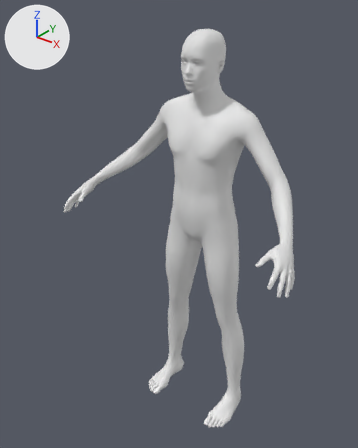
The glTF model game/assets/humans/dragonkind_male_adult.glb, before and after one commit.
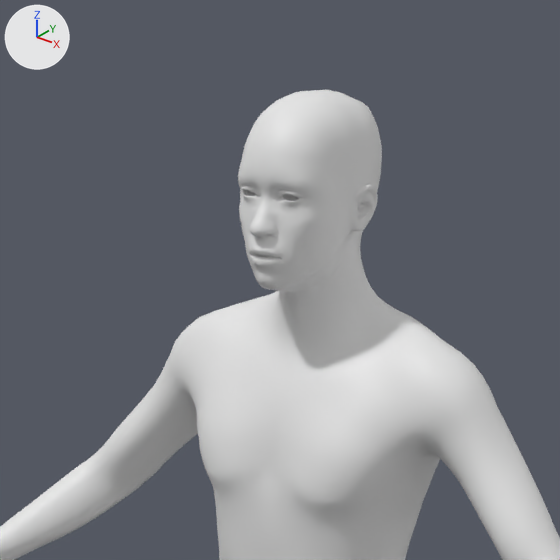
Each version is shown whole from a 50 mm camera at (1.397, -1.989, 2.34) aimed at (-0.067, -0.159, 1.205), then close up on the part from 29% to 79% of the width and 0% to 40% of the height. Every picture has the same lights, and +X, +Y and +Z are marked at upper left. The last two pictures show the newer version. Materials are left out; every surface is plain grey. Vertices at exactly the same position are counted once.

In view in the first close-up: 'Body'.
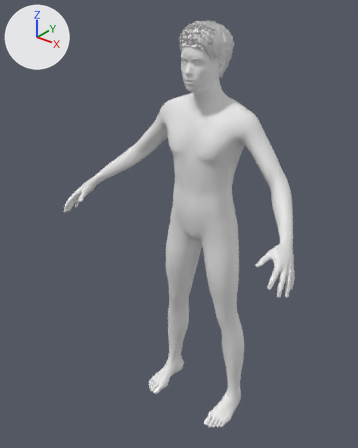
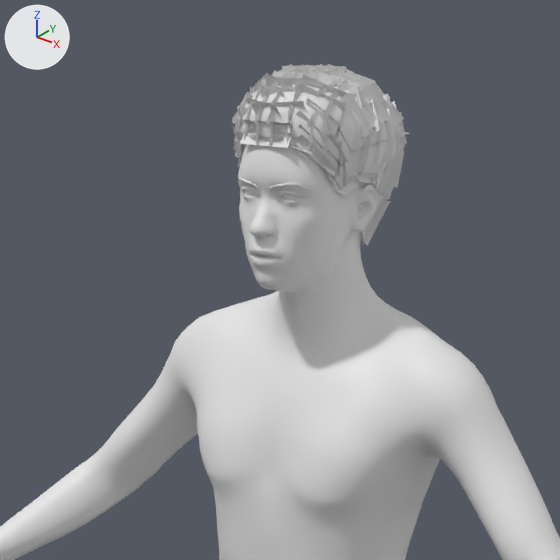
Changed parts and their boxes [x1, y1, x2, y2] in the close-ups (560 x 560 px):
```json
{"object": "Body", "change": "reshaped", "before": [0, 90, 560, 560], "after": [0, 64, 560, 560]}
{"part": 1, "of": "me_mesh_0", "change": "added", "after": [232, 64, 408, 246]}
```

Scene script edits in JSON lines:
```json
{"block": "me_mesh_0", "where": "# used by ob_body; location = (0.0, 0.0, 0.0)"}
{"op": "remove", "block": "me_mesh_0", "code": "me_mesh_0.from_pydata(...)  # 13380 vertices, 26756 faces; spans x -0.69..0.69, y -0.46..0.11, z 0.0..2.16"}
{"op": "add", "block": "me_mesh_0", "code": "me_mesh_0.from_pydata(...)  # 15796 vertices, 29312 faces; spans x -0.69..0.69, y -0.46..0.11, z 0.0..2.19"}
{"block": "me_mesh_0", "change": "me_mesh_0 part 1: 2416 vertices added at x -0.11..0.11, y -0.18..0.1, z 1.94..2.19"}
```
